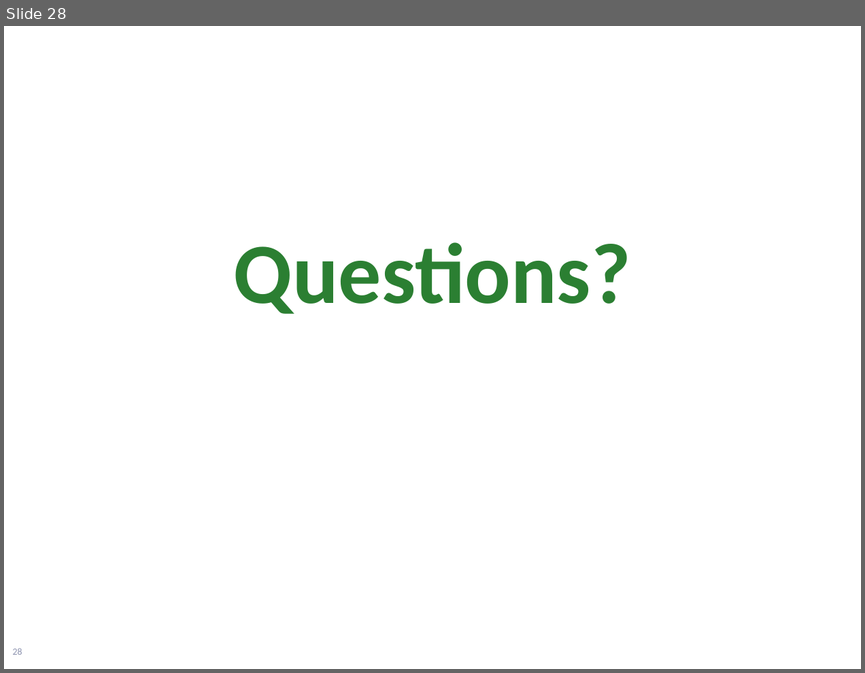
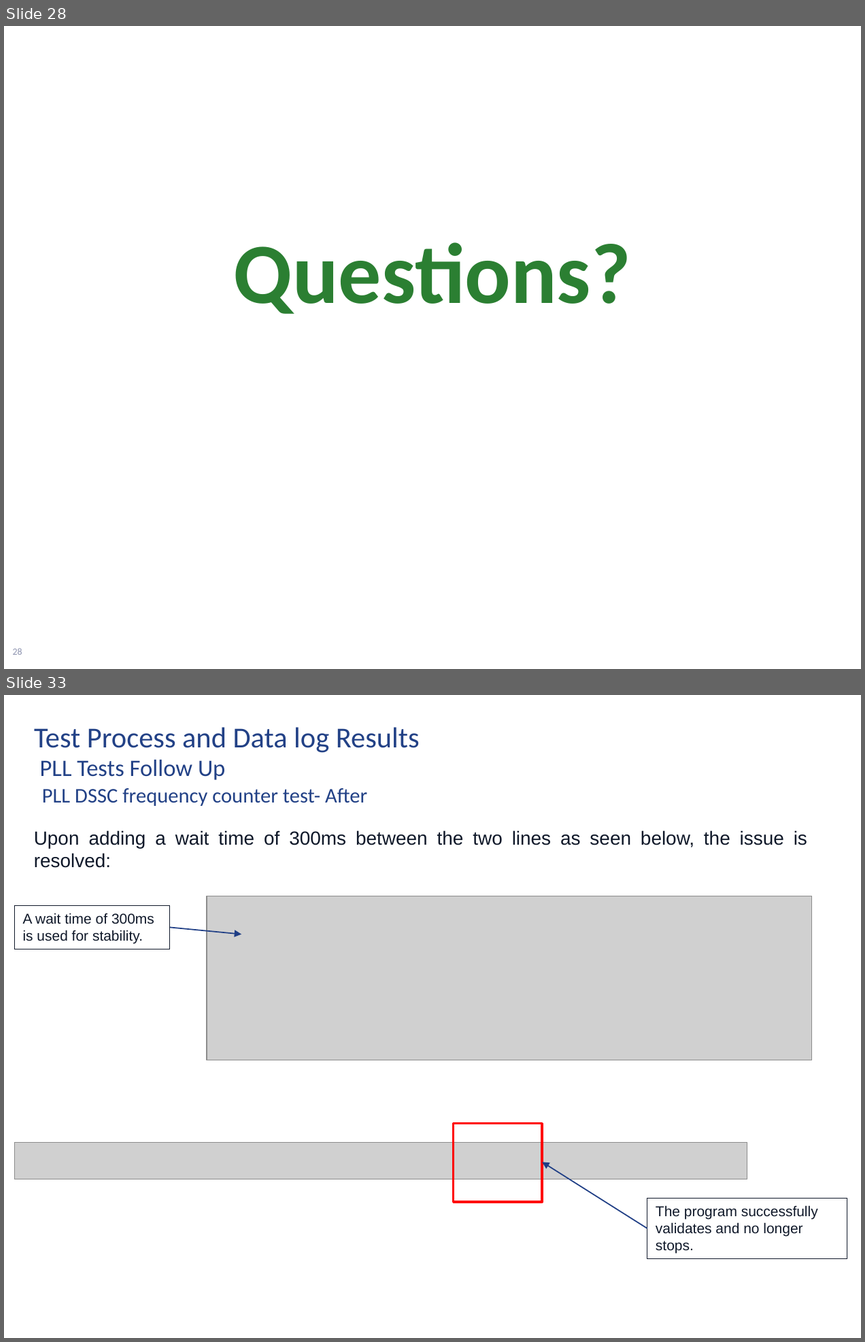
Before and after one commit to rahmanantara/Project-2, a slide deck: Rahman_project2_Presentation_v1.pptx. Shown one above the other, each under a label of ours: slide 28 before the commit, slides 28 and 33 after it; the slides between them are not shown. The pictures are 865x673 and 865x1342 pixels, drawn with LibreOffice and Linux fonts; fonts in the diff are those of the drawing; grey boxes stand for pictures; background and template pictures are left out. Boxes give left, top, right and bottom in pixels: in the first picture for what was removed or moved away, otherwise in the second. Text is boxed around its words. In the diff, an @@ line names an element or a change of style, - is before the commit and + after.

Commit message:
issues resolved, all tests should be working now

```diff
--- a/Rahman_project2_Presentation_v1.pptx
+++ b/Rahman_project2_Presentation_v1.pptx
@@ slide 33 added at (x1=4, y1=695, x2=861, y2=1338), background picture (left out) @@
@@ title added at (x1=34, y1=727, x2=419, y2=780), 24.3 pt, text #224186 @@
+Test Process and Data log Results
+PLL Tests Follow Up
@@ text added at (x1=42, y1=788, x2=367, y2=806), 17.6 pt, text #224186 @@
+PLL DSSC frequency counter test- After
@@ text added at (x1=34, y1=830, x2=807, y2=868), 16 pt, text #0F1829 @@
+Upon adding a wait time of 300ms between the two lines as seen below, the issue is resolved:
@@ picture added at (x1=207, y1=896, x2=812, y2=1060) @@
@@ rectangle added at (x1=14, y1=906, x2=169, y2=949), fill #FFFFFF, outline #0F1829 0.75 pt, 12 pt, text #0F1829 @@
+A wait time of 300ms is used for stability.
@@ arrow added from (169, 927) to (241, 934), #1F3F85 1 pt @@
@@ picture added at (x1=14, y1=1142, x2=747, y2=1179) @@
@@ rectangle added at (x1=453, y1=1123, x2=542, y2=1202), outline #FF0000 2 pt @@
@@ arrow added from (647, 1228) to (542, 1162), #1F3F85 1 pt @@
@@ rectangle added at (x1=647, y1=1198, x2=848, y2=1259), fill #FFFFFF, outline #0F1829 0.75 pt, 12 pt, text #0F1829 @@
+The program successfully validates and no longer stops.
@@ rectangle added at (x1=713, y1=1297, x2=839, y2=1327), fill #FFFFFF @@
```
Also in this commit, not shown: 1 slide changed, 4 other slides added, 10 other files.
